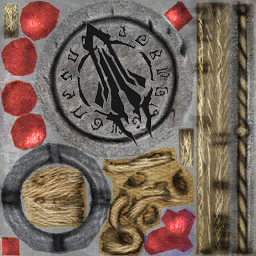
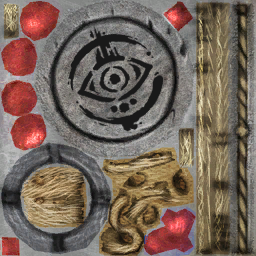
Layer changes from the first 256 x 256 image to the second:
removed layer "Слой 3" over [59, 21, 171, 149]
added layer "Слой 8" above "Слой 7" over [65, 25, 165, 132]
